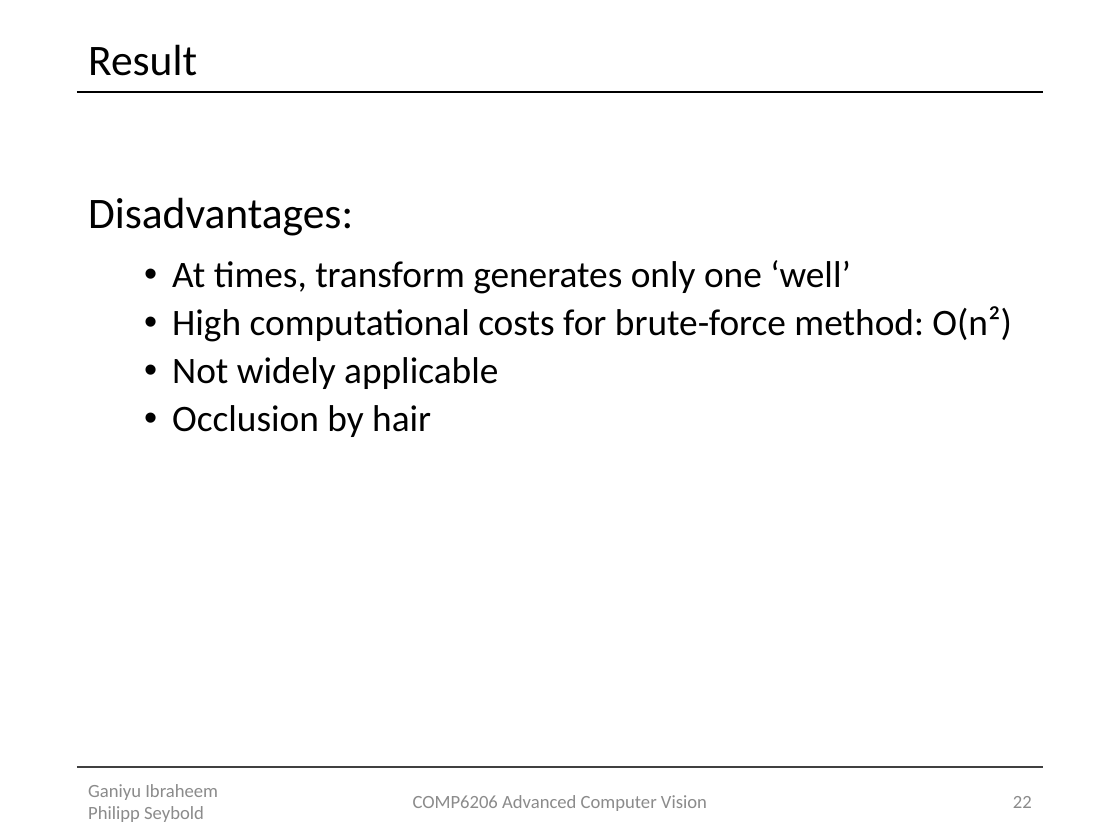
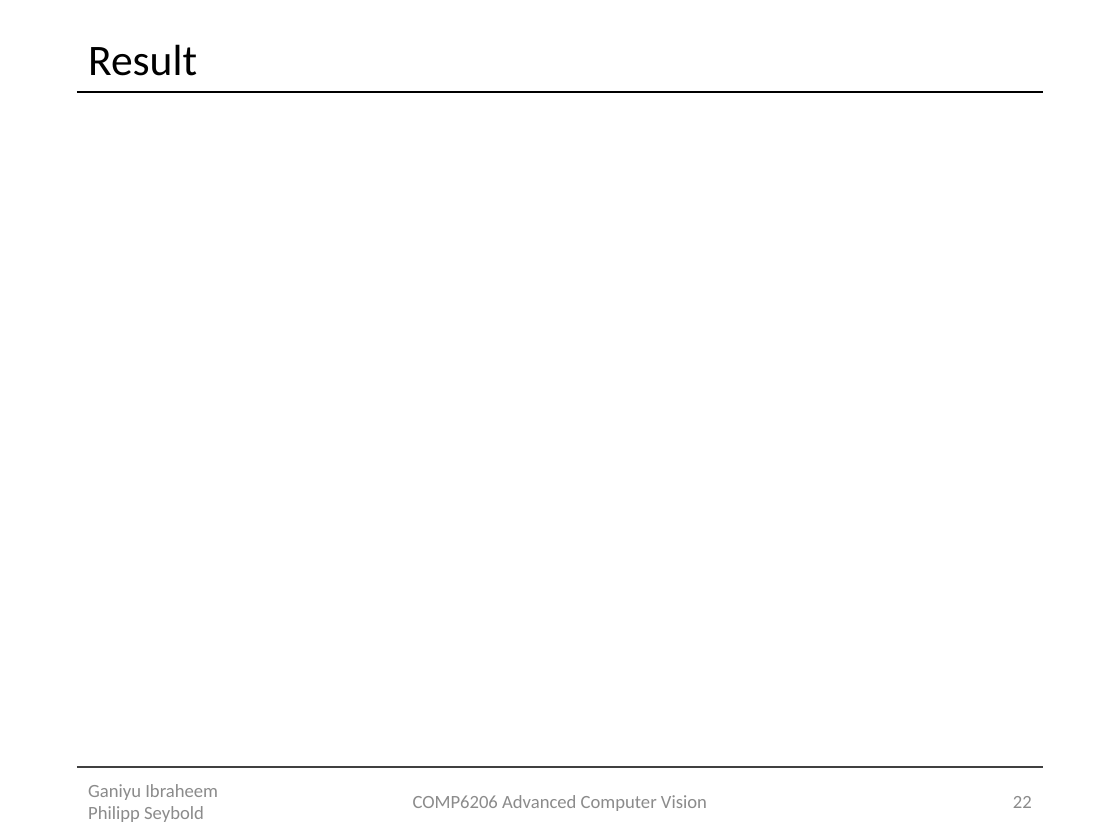
Before and after one commit to Lxrd-AJ/ForceFieldTransforms, a slide deck: slide 22 of Force Field Transformation.pptx. Drawn at 1120x840 pixels with LibreOffice and Linux fonts; fonts in the diff are those of the drawing; grey boxes stand for pictures. Boxes give left, top, right and bottom in pixels: in the first picture for what was removed or moved away, otherwise in the second. Text is boxed around its words. In the diff, an @@ line names an element or a change of style, - is before the commit and + after.

```diff
--- a/Force Field Transformation.pptx
+++ b/Force Field Transformation.pptx
@@ text removed at (88,197,1011,437) @@
-Disadvantages:
-  • At times, transform generates only one ‘well’
-  • High computational costs for brute-force method: O(n²)
-  • Not widely applicable
-  • Occlusion by hair
```
Also in this commit, not shown: 4 other slides changed, 1 slide added, 2 other files.
